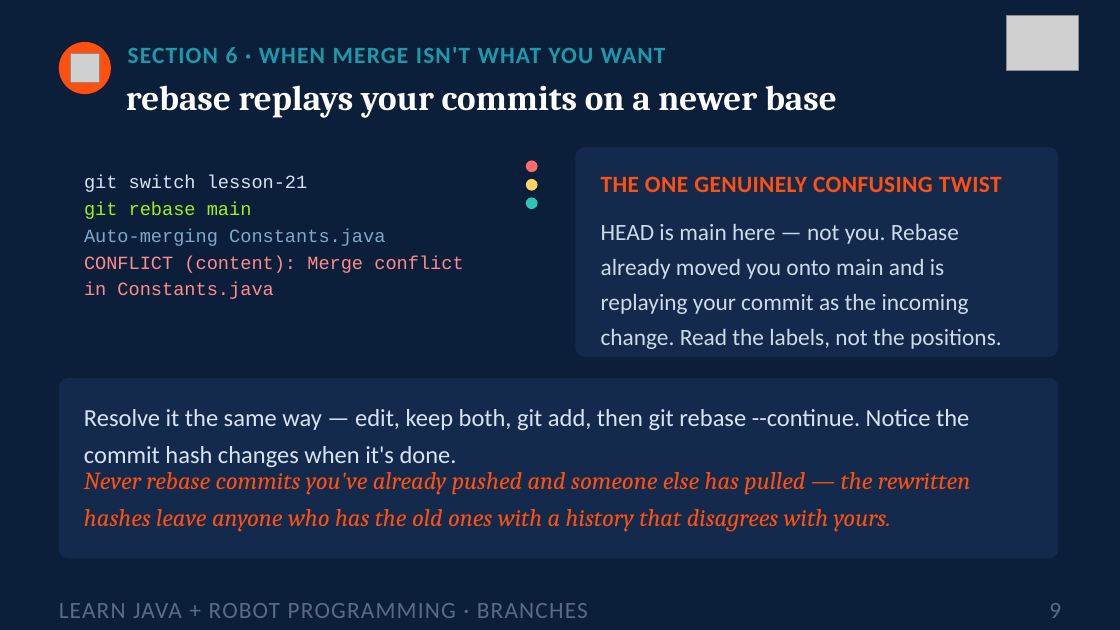
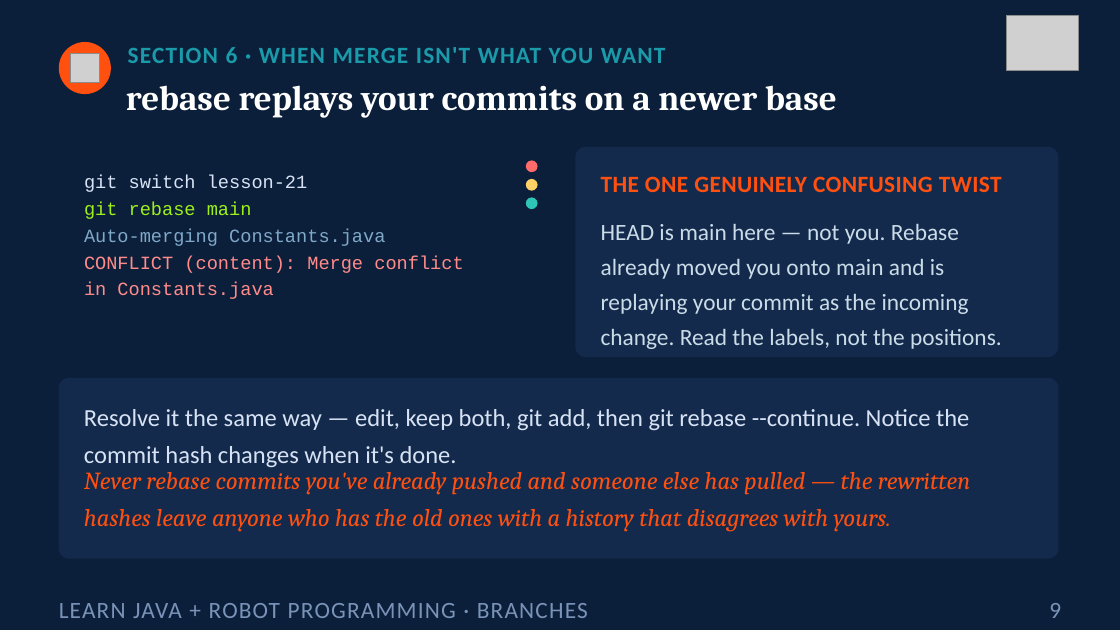
Before and after one commit to FRC5010/BasicRobotLessons, a slide deck: slide 9 of docs/presentations/v3/aside-git-branching.pptx. Drawn at 1120x630 pixels with LibreOffice and Linux fonts; fonts in the diff are those of the drawing; grey boxes stand for pictures. Boxes give left, top, right and bottom in pixels: in the first picture for what was removed or moved away, otherwise in the second. Text is boxed around its words. In the diff, an @@ line names an element or a change of style, - is before the commit and + after.

```diff
--- a/docs/presentations/v3/aside-git-branching.pptx
+++ b/docs/presentations/v3/aside-git-branching.pptx
@@ text "LEARN JAVA + ROBOT PROGRAMMING ..." at bbox=[59, 603, 588, 618]: text colour #5B6B84 to #7A93B8 @@
@@ text "9" at bbox=[1049, 603, 1061, 618]: text colour #5B6B84 to #7A93B8 @@
```
Also in this commit, not shown: 1 other slide changed, 10 other files.
